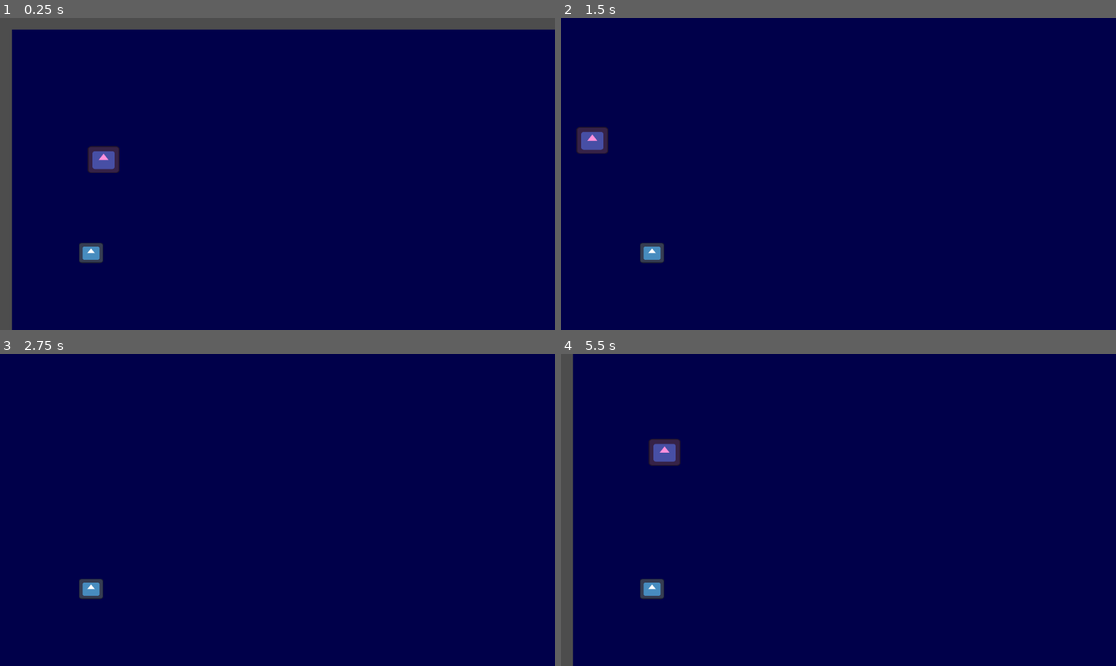
Above: before the commit, frames 1-4 (two rows, left to right).
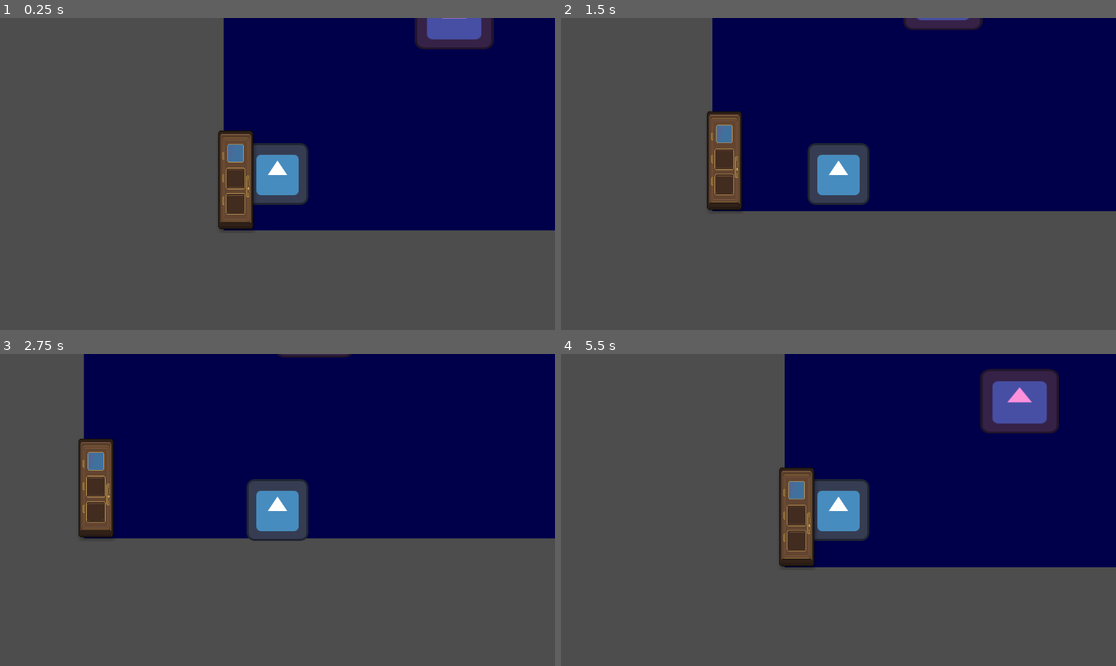
Above: after the commit, the same moments.

Repository: CISC204-S26/hw4-mmorey-ejsaylor
Game: Godot game, scene res://playervsenemy.tscn
The game is run twice, just before and just after one commit, with the same random seed, the same clock (stepped at 60 frames per second) and the same inputs. This scene is started directly instead of the project's main scene. The engine's default icon, where the game draws it, is replaced by a stand-in: a white triangle on a blue panel in a dark square.
Inputs:
- Up to frame 1 (0.25 s): no input
- Up to frame 2 (1.5 s): tap Enter at 0.5 s; hold D 0.53-1.28 s; tap E (interact) at 0.6, 1.35 s; hold S from 1.28 s (still down)
- Up to frame 3 (2.75 s): release S at 2.03 s; hold D from 2.03 s (still down); tap E (interact) at 2.1 s
- Up to frame 4 (5.5 s): release D at 2.78 s; hold W 2.78-3.53 s; tap E (interact) every 0.75 s from 2.85 to 5.1 s; hold A 3.53-5.03 s; hold S from 5.03 s (still down)

The runs differ from the first frame. In frame 1, 63% of the frame differs, in the area x 2-100%, y 0-100%; in frame 2, 59%; in frame 3, 54%; in frame 4, 63%.

Commit message:
nisajbnsaiu

Diff:
--- a/hw-4-/Scenes/entry_room.tscn
+++ b/hw-4-/Scenes/entry_room.tscn
@@ -83,6 +83,7 @@
 
 [node name="Door2" parent="." unique_id=1446754071 instance=ExtResource("3_x556d")]
 position = Vector2(1206, 276)
+target_scene = "uid://cbgnxlij38int"
 
 [node name="FinalDoorPanel" parent="." unique_id=63635465 instance=ExtResource("4_k73m4")]
 position = Vector2(450, -268)
--- a/hw-4-/Scripts/player.gd
+++ b/hw-4-/Scripts/player.gd
@@ -3,16 +3,10 @@
 @export var speed: float = 200.0
 @onready var sprite = $Sprite2D
 
-var current_interactable: Node = null
-var prompt_label: Label = null
+func _ready() -> void:
+	add_to_group("player")
 
-func _ready() -> void:
-	prompt_label = get_node_or_null("CanvasLayer/Label")
-
-	if prompt_label != null:
-		prompt_label.text = ""
-
-func _physics_process(_delta):
+func _physics_process(_delta: float) -> void:
 	var direction = Vector2.ZERO
 
 	if Input.is_key_pressed(KEY_A):
@@ -24,31 +18,14 @@
 	if Input.is_key_pressed(KEY_S):
 		direction.y += 1
 
-	velocity = direction * speed
+	velocity = direction.normalized() * speed
 	move_and_slide()
 
-	if Input.is_action_just_pressed("interact") and current_interactable != null:
-		if current_interactable.has_method("interact"):
-			current_interactable.interact()
+func take_damage() -> void:
+	sprite.modulate = Color(1, 0, 0)
+	await get_tree().create_timer(0.2).timeout
+	sprite.modulate = Color(1, 1, 1)
 
-func set_interactable(target: Node, prompt_text: String) -> void:
-	current_interactable = target
-
-	if prompt_label != null:
-		prompt_label.text = prompt_text
-
-func show_message(text: String) -> void:
-	if prompt_label != null:
-		prompt_label.text = text
-
-func clear_interactable(target: Node) -> void:
-	if current_interactable == target:
-		current_interactable = null
-
-		if prompt_label != null:
-			prompt_label.text = ""
-
-func take_damage():
-	sprite.modulate = Color(1, 0, 0) # flash red
-	await get_tree().create_timer(0.2).timeout
-	sprite.modulate = Color(1, 1, 1) # back to normal
+func _on_hitbox_body_entered(body: Node) -> void:
+	if body.is_in_group("enemy"):
+		take_damage()
--- a/hw-4-/area_2d.gd
+++ b/hw-4-/area_2d.gd
@@ -2,16 +2,16 @@
 
 @export var enemies: Array[Node2D]
 
-func _on_body_entered(body: Node2D) -> void:
+func _on_body_entered(body: Node) -> void:
 	if body.is_in_group("player"):
 		print("Player entered zone")
 		for enemy in enemies:
-			if enemy:
-				enemy.activate(body)  # ✅ ONLY ONE ARGUMENT
+			if enemy and enemy.has_method("activate"):
+				enemy.activate(body)
 
-func _on_body_exited(body: Node2D) -> void:
+func _on_body_exited(body: Node) -> void:
 	if body.is_in_group("player"):
 		print("Player exited zone")
 		for enemy in enemies:
-			if enemy:
+			if enemy and enemy.has_method("deactivate"):
 				enemy.deactivate()
--- /dev/null
+++ b/hw-4-/enemy.gd
@@ -0,0 +1,31 @@
+extends CharacterBody2D
+
+@export var speed: float = 100.0
+
+var player: Node2D = null
+var active: bool = false
+var start_position: Vector2
+
+func _ready() -> void:
+	start_position = global_position
+	add_to_group("enemy")
+
+func activate(p: Node2D) -> void:
+	player = p
+	active = true
+
+func deactivate() -> void:
+	active = false
+	player = null
+
+func _physics_process(delta: float) -> void:
+	if active and is_instance_valid(player):
+		global_position = global_position.move_toward(
+			player.global_position,
+			speed * delta
+		)
+	else:
+		global_position = global_position.move_toward(
+			start_position,
+			speed * delta
+		)
--- /dev/null
+++ b/hw-4-/node_2d.tscn
@@ -0,0 +1,90 @@
+[gd_scene format=3 uid="uid://cfavjdo2at68g"]
+
+[ext_resource type="PackedScene" path="res://Scenes/player.tscn" id="1_wtcfe"]
+
+[sub_resource type="RectangleShape2D" id="RectangleShape2D_0e48y"]
+size = Vector2(1500, 169)
+
+[sub_resource type="RectangleShape2D" id="RectangleShape2D_epypp"]
+size = Vector2(1500, 126)
+
+[sub_resource type="RectangleShape2D" id="RectangleShape2D_0hol4"]
+size = Vector2(146, 1500)
+
+[sub_resource type="RectangleShape2D" id="RectangleShape2D_q6r6c"]
+size = Vector2(192, 1500)
+
+[node name="Node2D" type="Node2D" unique_id=1559195736]
+
+[node name="ColorRect" type="ColorRect" parent="." unique_id=1384799596]
+offset_left = 15.0
+offset_top = 23.0
+offset_right = 1515.0
+offset_bottom = 1523.0
+scale = Vector2(0.99812317, 1.0027971)
+color = Color(0, 0, 0.29128972, 1)
+
+[node name="Player" parent="ColorRect" unique_id=2129770638 instance=ExtResource("1_wtcfe")]
+position = Vector2(112.21061, 1383.1312)
+scale = Vector2(1.0018804, 0.9972107)
+
+[node name="Walls" type="Node2D" parent="ColorRect" unique_id=626131088]
+position = Vector2(-1.0018816, -0.99721146)
+
+[node name="WallTop" type="StaticBody2D" parent="ColorRect/Walls" unique_id=1422094001]
+
+[node name="CollisionShape2D" type="CollisionShape2D" parent="ColorRect/Walls/WallTop" unique_id=655601435]
+position = Vector2(750, -84.5)
+shape = SubResource("RectangleShape2D_0e48y")
+
+[node name="WallBottom" type="StaticBody2D" parent="ColorRect/Walls" unique_id=1596141401]
+position = Vector2(0, 1500)
+
+[node name="CollisionShape2D" type="CollisionShape2D" parent="ColorRect/Walls/WallBottom" unique_id=197204679]
+position = Vector2(750, 63)
+shape = SubResource("RectangleShape2D_epypp")
+
+[node name="WallLeft" type="StaticBody2D" parent="ColorRect/Walls" unique_id=1559011996]
+
+[node name="CollisionShape2D" type="CollisionShape2D" parent="ColorRect/Walls/WallLeft" unique_id=1342937188]
+position = Vector2(-73, 750)
+shape = SubResource("RectangleShape2D_0hol4")
+
+[node name="WallRight" type="StaticBody2D" parent="ColorRect/Walls" unique_id=822130720]
+position = Vector2(1504, 7)
+
+[node name="CollisionShape2D" type="CollisionShape2D" parent="ColorRect/Walls/WallRight" unique_id=1881292448]
+position = Vector2(92, 743)
+shape = SubResource("RectangleShape2D_q6r6c")
+
+[node name="maze" type="StaticBody2D" parent="ColorRect" unique_id=1214795988]
+position = Vector2(238.44751, 856.6039)
+scale = Vector2(0.32, 1)
+
+[node name="CollisionShape2D" type="CollisionShape2D" parent="ColorRect/maze" unique_id=1815850025]
+position = Vector2(750, 63)
+shape = SubResource("RectangleShape2D_epypp")
+
+[node name="maze" type="StaticBody2D" parent="." unique_id=204072886]
+position = Vector2(0, 1168)
+scale = Vector2(0.32, 1)
+
+[node name="CollisionShape2D" type="CollisionShape2D" parent="maze" unique_id=1698218886]
+position = Vector2(750, 63)
+shape = SubResource("RectangleShape2D_epypp")
+
+[node name="maze2" type="StaticBody2D" parent="." unique_id=1712061238]
+position = Vector2(10, 540)
+scale = Vector2(0.32, 1)
+
+[node name="CollisionShape2D" type="CollisionShape2D" parent="maze2" unique_id=1686037337]
+position = Vector2(750, 63)
+shape = SubResource("RectangleShape2D_epypp")
+
+[node name="maze3" type="StaticBody2D" parent="." unique_id=288164891]
+position = Vector2(0, 190)
+scale = Vector2(0.32, 1)
+
+[node name="CollisionShape2D" type="CollisionShape2D" parent="maze3" unique_id=362688139]
+position = Vector2(750, 63)
+shape = SubResource("RectangleShape2D_epypp")
--- a/hw-4-/playervsenemy.tscn
+++ b/hw-4-/playervsenemy.tscn
@@ -1,12 +1,10 @@
 [gd_scene format=3 uid="uid://cbgnxlij38int"]
 
-[ext_resource type="Script" uid="uid://cvxtd4y0kr27y" path="res://player.gd" id="1_tykhk"]
+[ext_resource type="PackedScene" path="res://Scenes/player.tscn" id="1_rq3nv"]
 [ext_resource type="Texture2D" uid="uid://bgx1ri0gn78q6" path="res://icon.svg" id="2_rq3nv"]
-[ext_resource type="Script" uid="uid://dvj6ta0glf5ja" path="res://enemy.gd" id="3_d02fk"]
+[ext_resource type="Script" uid="uid://dmymc2ljpmj03" path="res://enemy.gd" id="3_d02fk"]
 [ext_resource type="Script" uid="uid://84o7exsqd02u" path="res://area_2d.gd" id="4_8flhr"]
-
-[sub_resource type="RectangleShape2D" id="RectangleShape2D_woqw6"]
-size = Vector2(52, 43)
+[ext_resource type="PackedScene" path="res://Scenes/door.tscn" id="5_d02fk"]
 
 [sub_resource type="RectangleShape2D" id="RectangleShape2D_td35k"]
 size = Vector2(128.5, 131.5)
@@ -16,6 +14,18 @@
 
 [sub_resource type="CircleShape2D" id="CircleShape2D_1sb8d"]
 radius = 267.56805
+
+[sub_resource type="RectangleShape2D" id="RectangleShape2D_8flhr"]
+size = Vector2(1500, 169)
+
+[sub_resource type="RectangleShape2D" id="RectangleShape2D_woqw6"]
+size = Vector2(1500, 126)
+
+[sub_resource type="RectangleShape2D" id="RectangleShape2D_1sb8d"]
+size = Vector2(146, 1500)
+
+[sub_resource type="RectangleShape2D" id="RectangleShape2D_ib7ft"]
+size = Vector2(192, 1500)
 
 [node name="Node2D" type="Node2D" unique_id=233740201]
 
@@ -27,27 +37,13 @@
 scale = Vector2(0.99812317, 1.0027971)
 color = Color(0, 0, 0.29128972, 1)
 
-[node name="player" type="CharacterBody2D" parent="." unique_id=1472183654 groups=["player"]]
-position = Vector2(0, -241)
-scale = Vector2(1, 0.99866164)
-script = ExtResource("1_tykhk")
-
-[node name="CollisionShape2D" type="CollisionShape2D" parent="player" unique_id=750441928]
-position = Vector2(179, 728.5)
-shape = SubResource("RectangleShape2D_woqw6")
-
-[node name="Sprite2D" type="Sprite2D" parent="player" unique_id=1018501256]
-position = Vector2(179.00002, 728.99994)
-scale = Vector2(0.39766917, 0.32682323)
-texture = ExtResource("2_rq3nv")
-
-[node name="Camera2D" type="Camera2D" parent="player" unique_id=1388519327]
-position = Vector2(566, 565)
-scale = Vector2(-0.641349, 0.04601861)
+[node name="Player" parent="ColorRect" unique_id=2129770638 instance=ExtResource("1_rq3nv")]
+position = Vector2(112.21061, 1383.1312)
+scale = Vector2(1.0018804, 0.9972107)
 
 [node name="Enemy" type="CharacterBody2D" parent="." unique_id=1773743914]
-position = Vector2(120.00001, 220)
-scale = Vector2(0.521722, 0.44000092)
+position = Vector2(285, 910)
+scale = Vector2(1.2801214, 1.0450459)
 script = ExtResource("3_d02fk")
 
 [node name="Sprite2D" type="Sprite2D" parent="Enemy" unique_id=1635896588]
@@ -68,8 +64,8 @@
 shape = SubResource("RectangleShape2D_tykhk")
 
 [node name="Area2D" type="Area2D" parent="." unique_id=424119816 node_paths=PackedStringArray("enemies")]
-position = Vector2(154, 248.99998)
-scale = Vector2(0.2390554, 0.22458375)
+position = Vector2(401, 928.00006)
+scale = Vector2(0.83974224, 0.7806348)
 script = ExtResource("4_8flhr")
 enemies = [NodePath("../Enemy")]
 
@@ -78,8 +74,43 @@
 scale = Vector2(1.4600105, 1.7272711)
 shape = SubResource("CircleShape2D_1sb8d")
 
+[node name="Walls" type="Node2D" parent="." unique_id=877742038]
+position = Vector2(9, 27)
+
+[node name="WallTop" type="StaticBody2D" parent="Walls" unique_id=1908355281]
+
+[node name="CollisionShape2D" type="CollisionShape2D" parent="Walls/WallTop" unique_id=1447747764]
+position = Vector2(750, -84.5)
+shape = SubResource("RectangleShape2D_8flhr")
+
+[node name="WallBottom" type="StaticBody2D" parent="Walls" unique_id=1546473297]
+position = Vector2(0, 1500)
+
+[node name="CollisionShape2D" type="CollisionShape2D" parent="Walls/WallBottom" unique_id=760087514]
+position = Vector2(750, 63)
+shape = SubResource("RectangleShape2D_woqw6")
+
+[node name="WallLeft" type="StaticBody2D" parent="Walls" unique_id=679839068]
+
+[node name="CollisionShape2D" type="CollisionShape2D" parent="Walls/WallLeft" unique_id=2020571888]
+position = Vector2(-73, 750)
+shape = SubResource("RectangleShape2D_1sb8d")
+
+[node name="WallRight" type="StaticBody2D" parent="Walls" unique_id=1160304049]
+position = Vector2(1504, 7)
+
+[node name="CollisionShape2D" type="CollisionShape2D" parent="Walls/WallRight" unique_id=793221183]
+position = Vector2(92, 743)
+shape = SubResource("RectangleShape2D_ib7ft")
+
+[node name="Door" parent="." unique_id=97506012 instance=ExtResource("5_d02fk")]
+position = Vector2(0, 1313)
+
+[node name="exit" parent="." unique_id=1881116391 instance=ExtResource("5_d02fk")]
+position = Vector2(1522.0001, 17)
+scale = Vector2(-1.3599975, 1)
+target_scene = "uid://btql1xnudw1x4"
+
 [connection signal="body_entered" from="Enemy/hitbox" to="Enemy" method="_on_hitbox_body_entered"]
-[connection signal="body_entered" from="Area2D" to="player" method="_on_area_2d_body_entered"]
 [connection signal="body_entered" from="Area2D" to="Area2D" method="_on_body_entered"]
-[connection signal="body_exited" from="Area2D" to="player" method="_on_area_2d_body_exited"]
 [connection signal="body_exited" from="Area2D" to="Area2D" method="_on_body_exited"]
Not shown: 1 places in hw-4-/Scenes/entry_room.tscn that only renumber resources
Not shown, added: hw-4-/enemy.gd.uid
